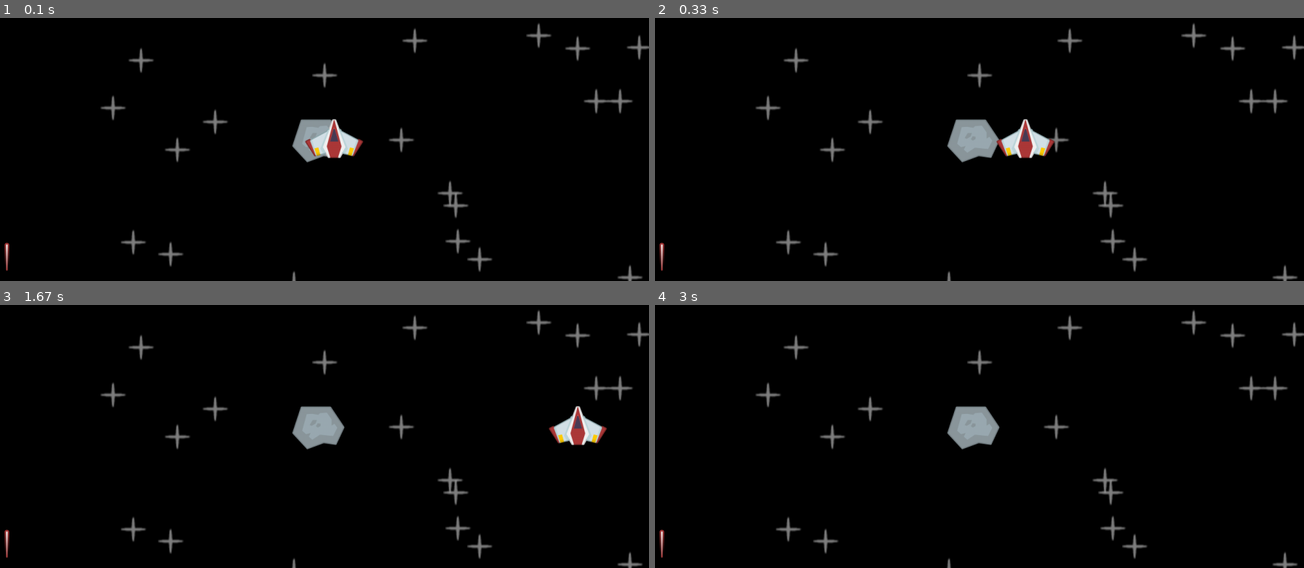
Above: before the commit, frames 1-4 (two rows, left to right).
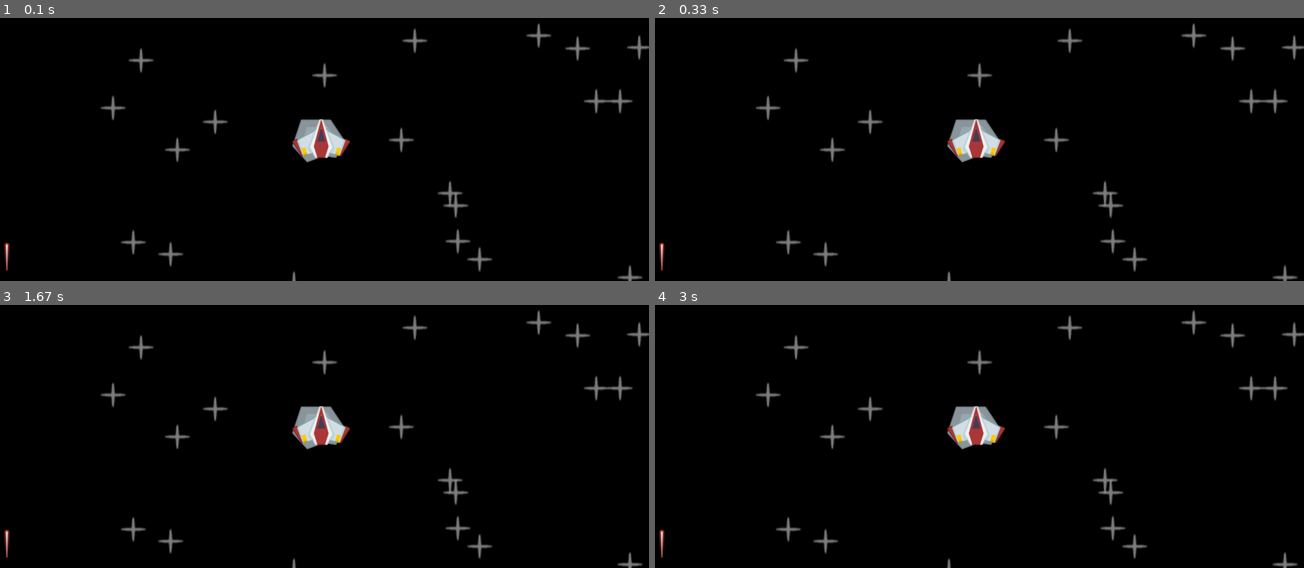
Above: after the commit, the same moments.

Repository: 7IronSnow7/Pygame
Game: pygame game, started from spaceshooter/main.py
The game is run twice, just before and just after one commit, with the same random seed, the same clock (stepped at 60 frames per second) and the same inputs.
Inputs:
- Up to frame 1 (0.1 s): no input
- Up to frame 2 (0.33 s): no input
- Up to frame 3 (1.67 s): no input
- Up to frame 4 (3 s): no input

The runs differ from the first frame. In frame 1, 1.0% of the frame differs, in the area x 44-56%, y 38-54%; in frame 2, 1.4%; in frame 3, 1.4%, in the area x 44-94%, y 38-54%; in frame 4, 0.7%.

Commit message:
Playing around with mouse buttons and interactions. Also updated the player movement to be controlled through inputs

Diff:
--- a/spaceshooter/main.py
+++ b/spaceshooter/main.py
@@ -25,7 +25,7 @@
 #---> player position
 player_rect = player_surface.get_frect(center = (window_width / 2, window_height / 2))
 #----> player direction
-player_direction = pygame.math.Vector2(1, 0)
+player_direction = pygame.math.Vector2(1, 1)
 player_speed = 300
 #--> import star
 star_surface = pygame.image.load(join("spaceshooter", "images", "star.png")).convert_alpha()
@@ -46,11 +46,17 @@
 
 while running:
     dt = clock.tick() / 1000
-    print(clock.get_fps())
     # event loop
     for event in pygame.event.get():
         if event.type == pygame.QUIT:
             running = False
+        # if event.type == pygame.KEYDOWN:
+        #     print(1)
+        # if event.type == pygame.MOUSEMOTION:
+        #     player_rect.center = event.pos
+
+    # input
+    print(pygame.mouse.get_pressed())
 
     # draw game
     # fill the window with color
@@ -64,9 +70,6 @@
     display_surface.blit(meteor_surface, (meteor_rect))
     # laser
     display_surface.blit(laser_surface, (laser_rect))
-
-    # player movement
-    player_rect.center += player_direction * player_speed * dt
     display_surface.blit(player_surface, player_rect)
 
     pygame.display.update()
